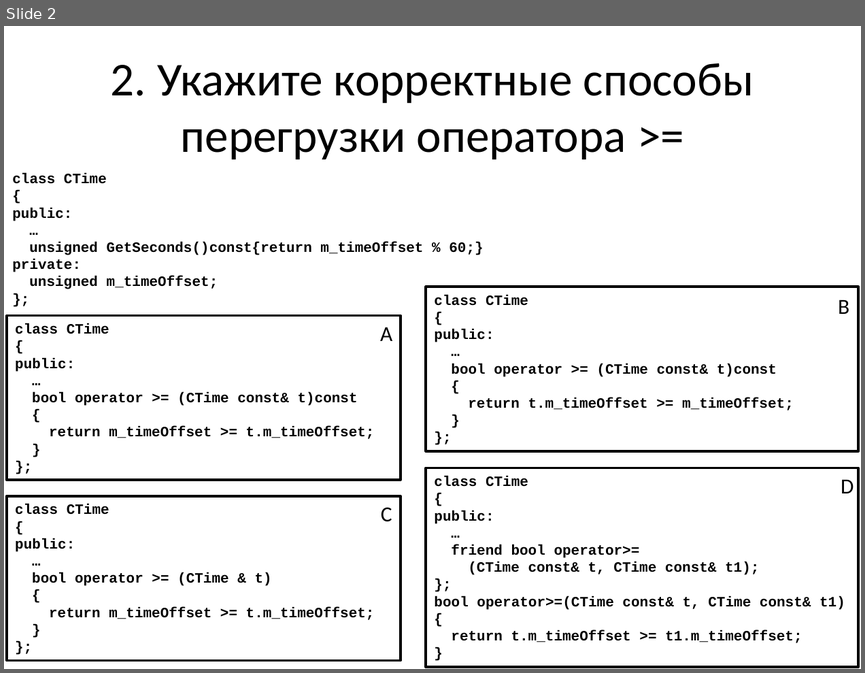
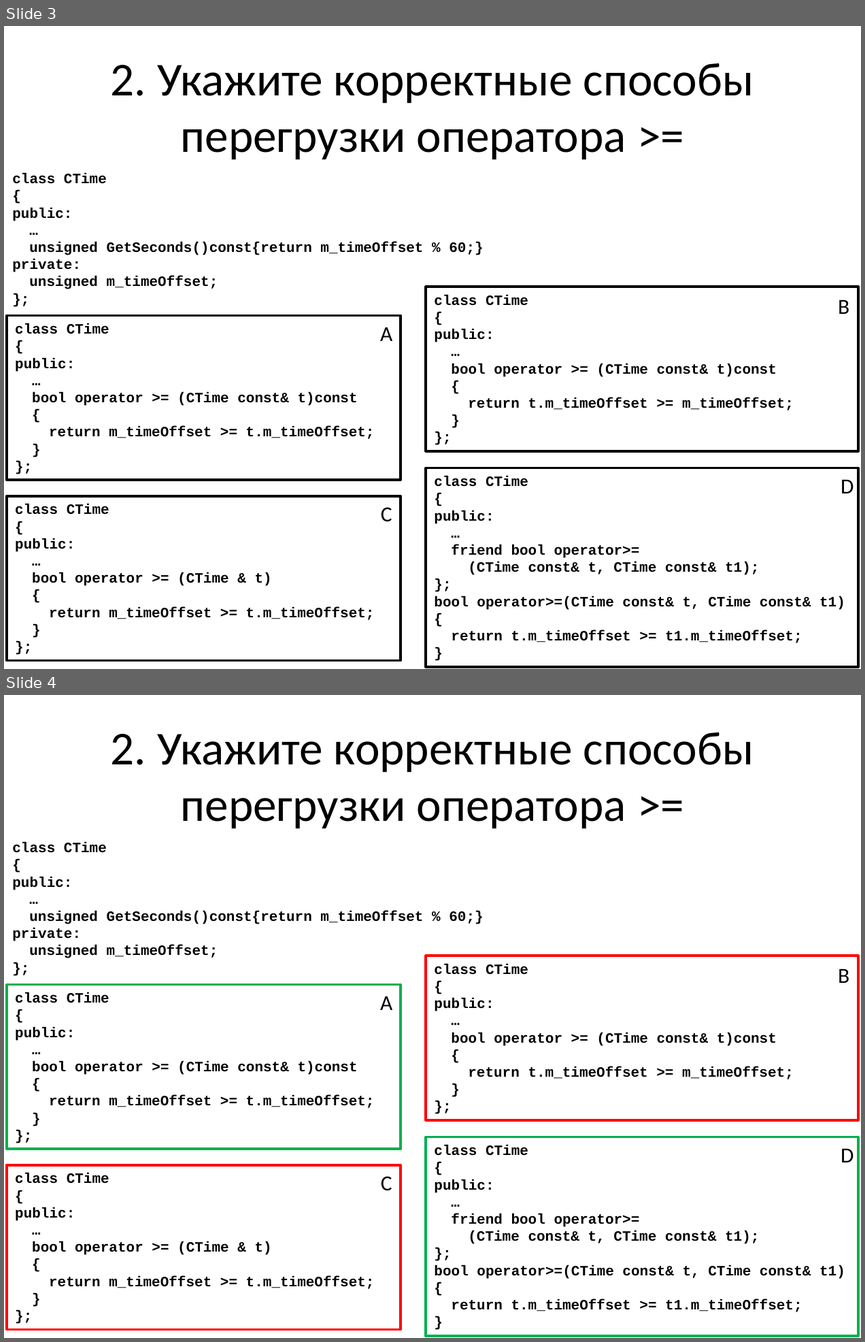
Before and after one commit to alexey-malov/oop, a slide deck: lectures/04/Тест.pptx. Shown one above the other, each under a label of ours: slide 2 before the commit, slides 3 and 4 after it. The pictures are 865x673 and 865x1342 pixels, drawn with LibreOffice and Linux fonts; fonts in the diff are those of the drawing. Boxes give left, top, right and bottom in pixels: in the first picture for what was removed or moved away, otherwise in the second. Text is boxed around its words. In the diff, an @@ line names an element or a change of style, - is before the commit and + after.

```diff
--- a/lectures/04/Тест.pptx
+++ b/lectures/04/Тест.pptx
@@ slide 4 added at bbox=[4, 695, 861, 1338], background #FFFFFF @@
@@ title added at bbox=[111, 732, 754, 829], 39.6 pt, text #000000 @@
+2. Укажите корректные способы перегрузки оператора >=
@@ text added at bbox=[12, 842, 483, 958], 12 pt, text #000000, bold @@
+class CTime
+{
+public:
+…
+unsigned GetSeconds()const{return m_timeOffset % 60;}
+private:
+unsigned m_timeOffset;
+};
@@ rectangle added at bbox=[426, 955, 858, 1120], fill #FFFFFF, outline #FF0000 2 pt, 12 pt, text #000000, bold @@
+class CTime
+{
+public:
+…
+bool operator >= (CTime const& t)const
+{
+return t.m_timeOffset >= m_timeOffset;
+}
+};
@@ text added at bbox=[838, 968, 849, 983], 18 pt, text #000000 @@
+B
@@ rectangle added at bbox=[7, 985, 400, 1149], fill #FFFFFF, outline #00B050 2 pt, 12 pt, text #000000, bold @@
+class CTime
+{
+public:
+…
+bool operator >= (CTime const& t)const
+{
+return m_timeOffset >= t.m_timeOffset;
+}
+};
@@ text added at bbox=[380, 996, 392, 1010], 18 pt, text #000000 @@
+A
@@ rectangle added at bbox=[426, 1136, 858, 1335], fill #FFFFFF, outline #00B050 2 pt, 12 pt, text #000000, bold @@
+class CTime
+{
+public:
+…
+friend bool operator>=
+(CTime const& t, CTime const& t1);
+};
+bool operator>=(CTime const& t, CTime const& t1)
+{
+return t.m_timeOffset >= t1.m_timeOffset;
+}
@@ text added at bbox=[840, 1148, 853, 1162], 18 pt, text #000000 @@
+D
@@ rectangle added at bbox=[7, 1164, 400, 1329], fill #FFFFFF, outline #FF0000 2 pt, 12 pt, text #000000, bold @@
+class CTime
+{
+public:
+…
+bool operator >= (CTime & t)
+{
+return m_timeOffset >= t.m_timeOffset;
+}
+};
@@ text added at bbox=[381, 1176, 392, 1191], 18 pt, text #000000 @@
+C
@@ what was slide 2 is now slide 3 @@
```
Also in this commit, not shown: 1 other slide added, 1 other file.
